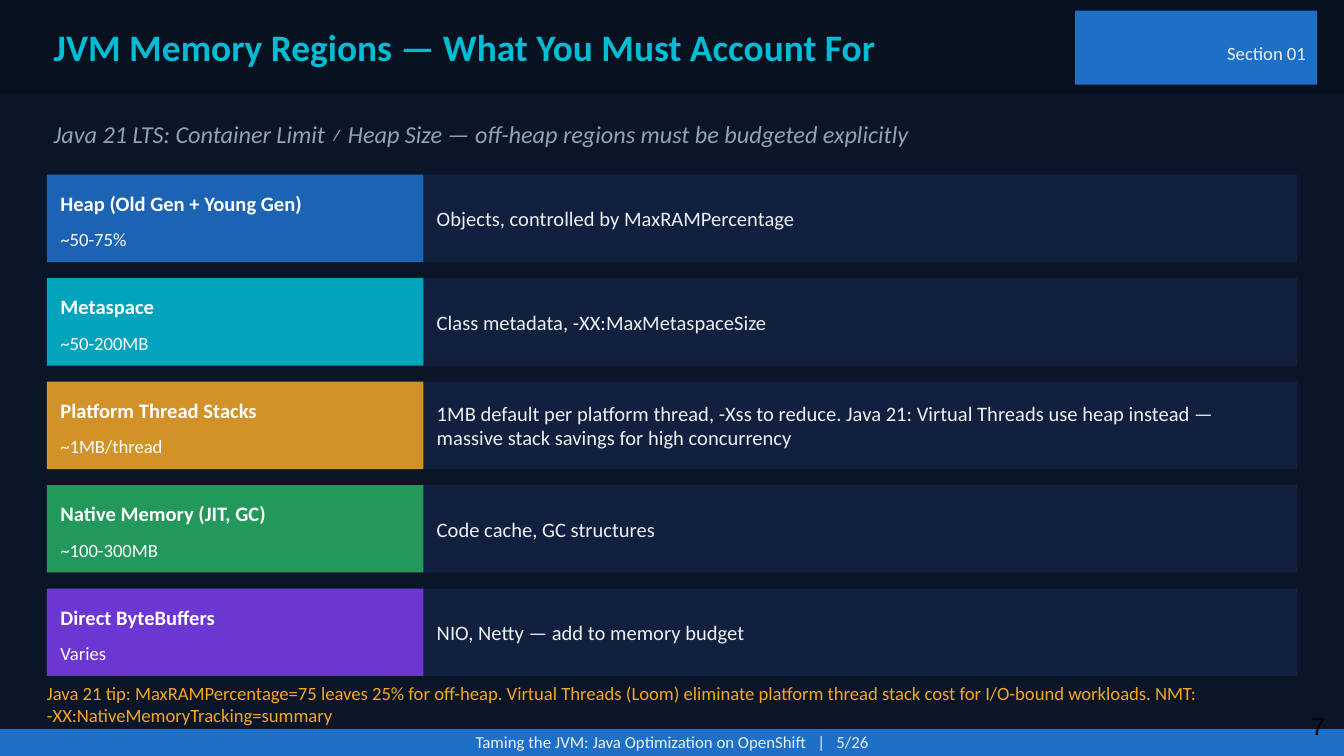
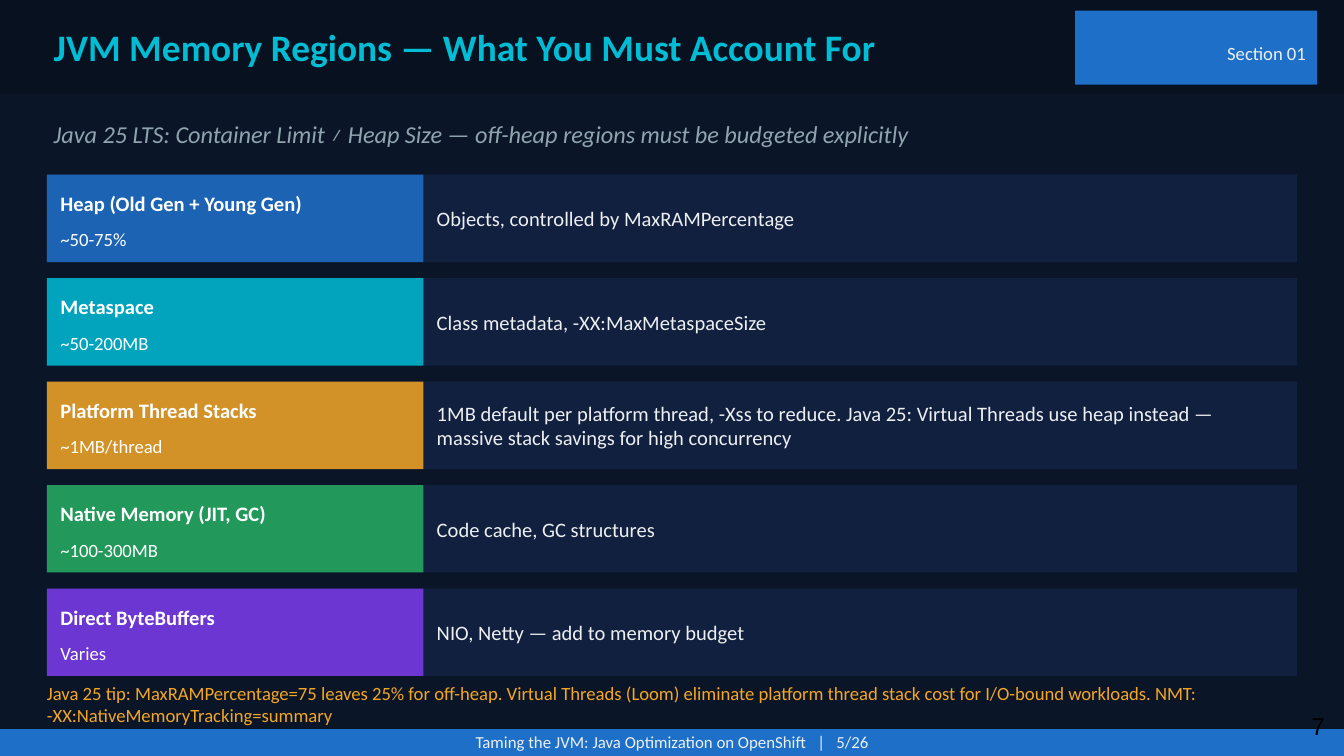
Before and after one commit to patterncatalyst/quarkus-optimization, a slide deck: slide 7 of presentation/optimizing-quarkus-on-kubernetes.pptx. Drawn at 1344x756 pixels with LibreOffice and Linux fonts; fonts in the diff are those of the drawing. Boxes give left, top, right and bottom in pixels: in the first picture for what was removed or moved away, otherwise in the second. Text is boxed around its words. In the diff, an @@ line names an element or a change of style, - is before the commit and + after.

```diff
--- a/presentation/optimizing-quarkus-on-kubernetes.pptx
+++ b/presentation/optimizing-quarkus-on-kubernetes.pptx
@@ text at box(54, 126, 908, 147): text changed @@
-Java 21 LTS: Container Limit ≠ Heap Size — off-heap regions must be budgeted explicitly
+Java 25 LTS: Container Limit ≠ Heap Size — off-heap regions must be budgeted explicitly
@@ text at box(437, 406, 1190, 449): text changed @@
-1MB default per platform thread, -Xss to reduce. Java 21: Virtual Threads use heap instead — massive stack savings for high concurrency
+1MB default per platform thread, -Xss to reduce. Java 25: Virtual Threads use heap instead — massive stack savings for high concurrency
@@ text at box(47, 686, 1196, 725): text changed @@
-Java 21 tip: MaxRAMPercentage=75 leaves 25% for off-heap. Virtual Threads (Loom) eliminate platform thread stack cost for I/O-bound workloads. NMT: -XX:NativeMemoryTracking=summary
+Java 25 tip: MaxRAMPercentage=75 leaves 25% for off-heap. Virtual Threads (Loom) eliminate platform thread stack cost for I/O-bound workloads. NMT: -XX:NativeMemoryTracking=summary
```
Also in this commit, not shown: 11 other slides changed, 1 other file.
